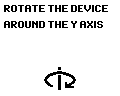
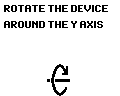
The second w=120, h=96 image is a revision of the first. Changes to its layers:
removed layer "Тип прицела" over (44, 64, 76, 90)
painted on "Яркость прицела" over (44, 64, 76, 96)
